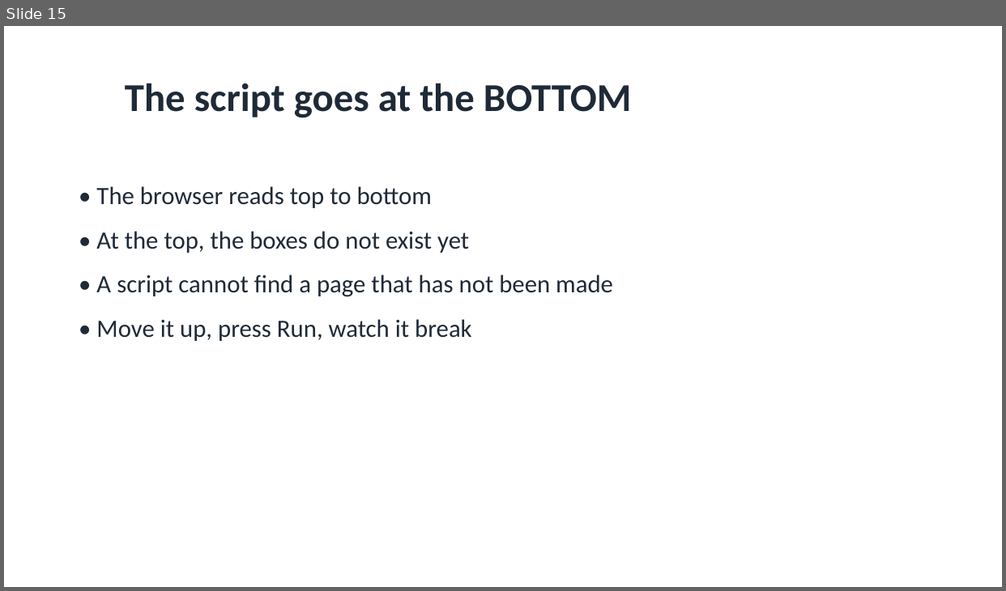
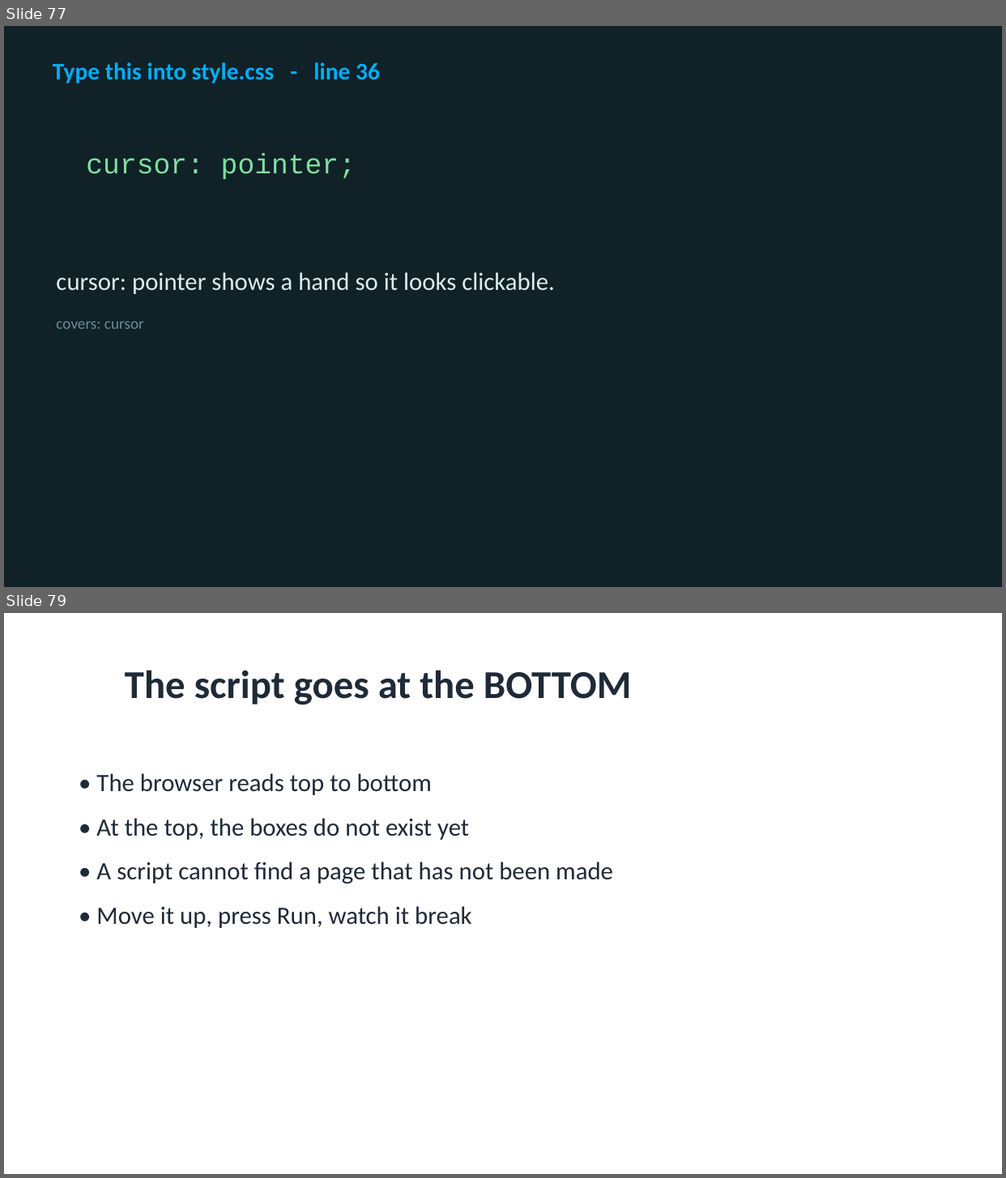
Before and after one commit to utgapps/utgapps.github.io, a slide deck: ai101/slides/week-01.pptx. Shown one above the other, each under a label of ours: slide 15 before the commit, slides 77 and 79 after it; the slides between them are not shown. The pictures are 1006x591 and 1006x1178 pixels, drawn with LibreOffice and Linux fonts; fonts in the diff are those of the drawing. Boxes give left, top, right and bottom in pixels: in the first picture for what was removed or moved away, otherwise in the second. Text is boxed around its words. In the diff, an @@ line names an element or a change of style, - is before the commit and + after.

```diff
--- a/ai101/slides/week-01.pptx
+++ b/ai101/slides/week-01.pptx
@@ slide 77 added at [4,26,1002,587], background #102127 @@
@@ text added at [53,62,380,84], 23 pt, text #01AEFD, bold @@
+Type this into style.css - line 36
@@ text added at [86,153,356,179], 27 pt, text #7FE0A0 @@
+cursor: pointer;
@@ text added at [56,272,555,329], 24 pt, text #DCECEF @@
+cursor: pointer shows a hand so it looks clickable.
+covers: cursor
@@ what was slide 15 is now slide 79 @@
```
Also in this commit, not shown: 1 slide changed, 82 other slides added, 10 slides removed, 32 other files.
